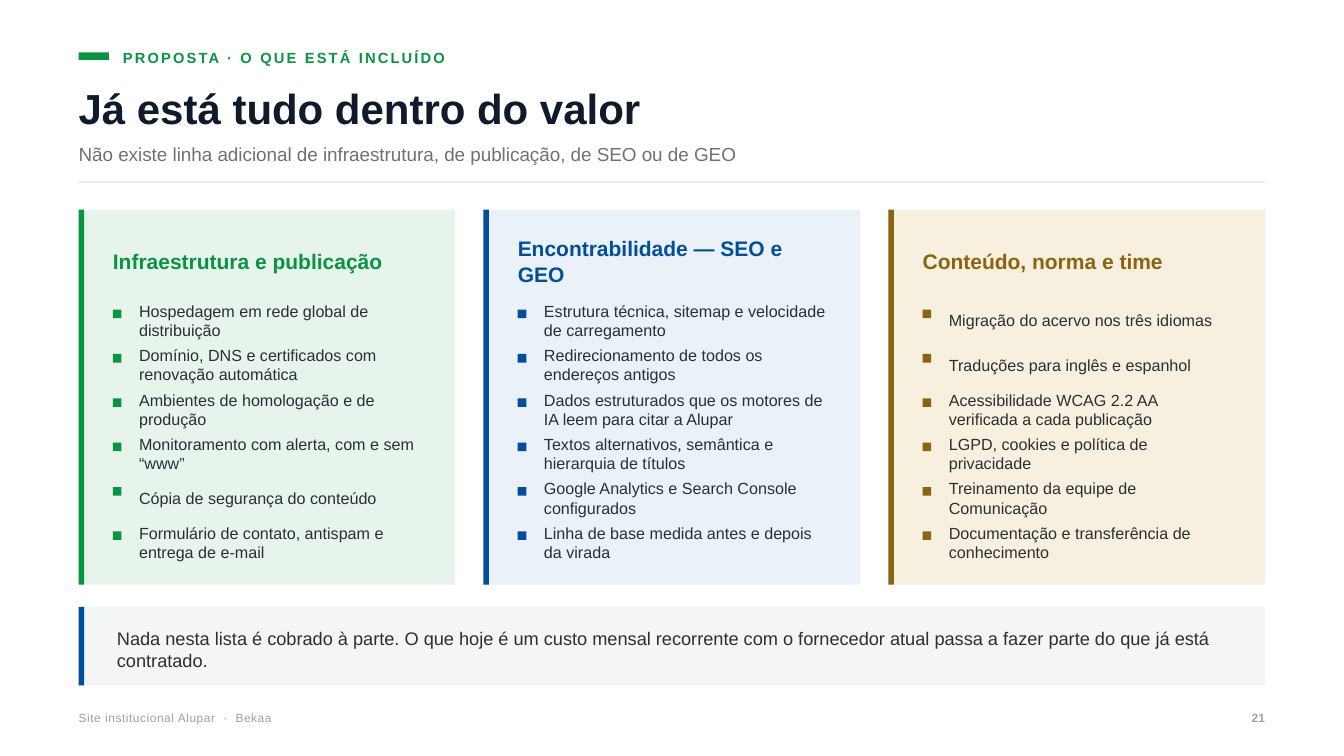
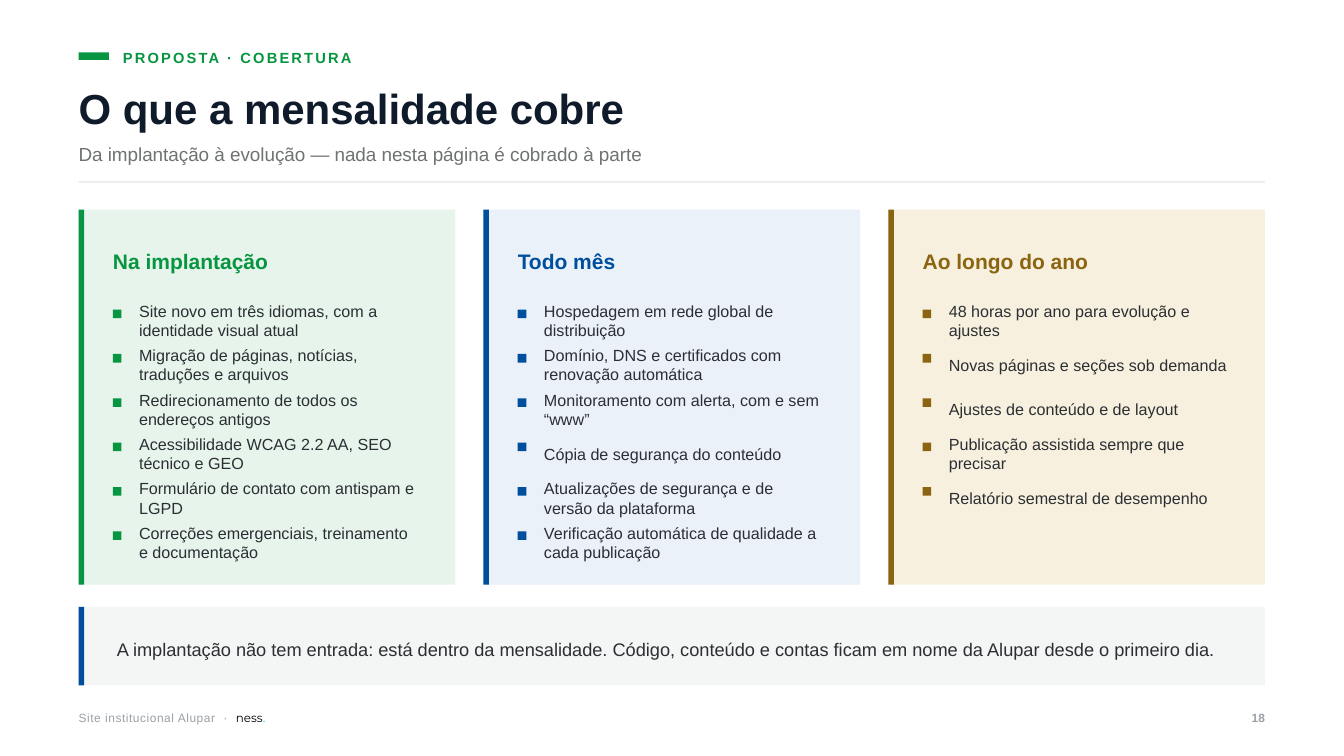
Before and after one commit to nessenergy/sitealupar, a slide deck: slide 19 of apresentacao/apresentacao-alupar.pptx (slide 22 before the commit). Drawn at 1344x756 pixels with LibreOffice and Linux fonts; fonts in the diff are those of the drawing. Boxes give left, top, right and bottom in pixels: in the first picture for what was removed or moved away, otherwise in the second. Text is boxed around its words. In the diff, an @@ line names an element or a change of style, - is before the commit and + after.

Commit message:
docs: proposta em mensalidade, só o institucional, em nome da ness.
A Alupar não tem verba de projeto e já paga R$ 1.500/mês à MZ só pelo
institucional. A proposta passa a ser essa mesma mensalidade, sem
entrada, por 48 meses, com a implantação amortizada dentro dela (D15).

- Apresentação: saem o slide de equipe, os nomes nas responsabilidades e
  as horas por frente; a parte de proposta vira resumo, cobertura,
  comparação com hoje e condições. A autoria passa a ser só da ness.
- rs, pdi e ma ficam fora: seguem hospedados pela ness. e entram depois
  por acréscimo na mensalidade.
- Dossiê, decisões e pendências atualizados: o valor da MZ sai da lista
  de pendências e entra o aviso prévio do contrato.

```diff
--- a/apresentacao/apresentacao-alupar.pptx
+++ b/apresentacao/apresentacao-alupar.pptx
@@ text at box(79, 93, 624, 133): text changed @@
-Já está tudo dentro do valor
+O que a mensalidade cobre
@@ text at box(79, 147, 642, 165): text changed @@
-Não existe linha adicional de infraestrutura, de publicação, de SEO ou de GEO
+Da implantação à evolução — nada nesta página é cobrado à parte
@@ text at box(113, 253, 268, 273): text changed @@
-Infraestrutura e publicação
+Na implantação
@@ text at box(518, 253, 615, 270): text changed @@
-Encontrabilidade — SEO e GEO
+Todo mês
@@ text at box(923, 253, 1088, 273): text changed @@
-Conteúdo, norma e time
+Ao longo do ano
@@ text at box(139, 305, 377, 336): text changed @@
-Hospedagem em rede global de distribuição
+Site novo em três idiomas, com a identidade visual atual
@@ text at box(544, 305, 773, 340): text changed @@
-Estrutura técnica, sitemap e velocidade de carregamento
+Hospedagem em rede global de distribuição
@@ text at box(949, 305, 1190, 340): text changed @@
-Migração do acervo nos três idiomas
+48 horas por ano para evolução e ajustes
@@ text at box(139, 349, 358, 384): text changed @@
-Domínio, DNS e certificados com renovação automática
+Migração de páginas, notícias, traduções e arquivos
@@ text at box(544, 349, 781, 384): text changed @@
-Redirecionamento de todos os endereços antigos
+Domínio, DNS e certificados com renovação automática
@@ text at box(949, 359, 1226, 375): text changed @@
-Traduções para inglês e espanhol
+Novas páginas e seções sob demanda
@@ text at box(139, 394, 358, 429): text changed @@
-Ambientes de homologação e de produção
+Redirecionamento de todos os endereços antigos
@@ text at box(544, 394, 818, 425): text changed @@
-Dados estruturados que os motores de IA leem para citar a Alupar
+Monitoramento com alerta, com e sem “www”
@@ text at box(949, 403, 1178, 419): text changed @@
-Acessibilidade WCAG 2.2 AA verificada a cada publicação
+Ajustes de conteúdo e de layout
@@ text at box(139, 438, 392, 469): text changed @@
-Monitoramento com alerta, com e sem “www”
+Acessibilidade WCAG 2.2 AA, SEO técnico e GEO
@@ text at box(544, 448, 781, 463): text changed @@
-Textos alternativos, semântica e hierarquia de títulos
+Cópia de segurança do conteúdo
@@ text at box(949, 438, 1185, 473): text changed @@
-LGPD, cookies e política de privacidade
+Publicação assistida sempre que precisar
@@ text at box(139, 482, 414, 514): text changed @@
-Cópia de segurança do conteúdo
+Formulário de contato com antispam e LGPD
@@ text at box(544, 482, 773, 517): text changed @@
-Google Analytics e Search Console configurados
+Atualizações de segurança e de versão da plataforma
@@ text at box(949, 492, 1208, 508): text changed @@
-Treinamento da equipe de Comunicação
+Relatório semestral de desempenho
@@ text at box(139, 527, 408, 562): text changed @@
-Formulário de contato, antispam e entrega de e-mail
+Correções emergenciais, treinamento e documentação
@@ text at box(544, 527, 816, 562): text changed @@
-Linha de base medida antes e depois da virada
+Verificação automática de qualidade a cada publicação
@@ rectangle removed at box(923, 531, 932, 540) @@
@@ text removed at box(949, 527, 1191, 558) @@
-Documentação e transferência de conhecimento
@@ text at box(117, 642, 1214, 660): text changed @@
-Nada nesta lista é cobrado à parte. O que hoje é um custo mensal recorrente com o fornecedor atual passa a fazer parte do que já está contratado.
+A implantação não tem entrada: está dentro da mensalidade. Código, conteúdo e contas ficam em nome da Alupar desde o primeiro dia.
@@ text at box(79, 713, 265, 724): text changed @@
-Site institucional Alupar · Bekaa
+Site institucional Alupar · ness.
@@ text at box(1252, 714, 1265, 722): text changed @@
-21
+18
```
Also in this commit, not shown: 20 other slides changed, 1 slide added, 5 slides removed, 9 other files.
